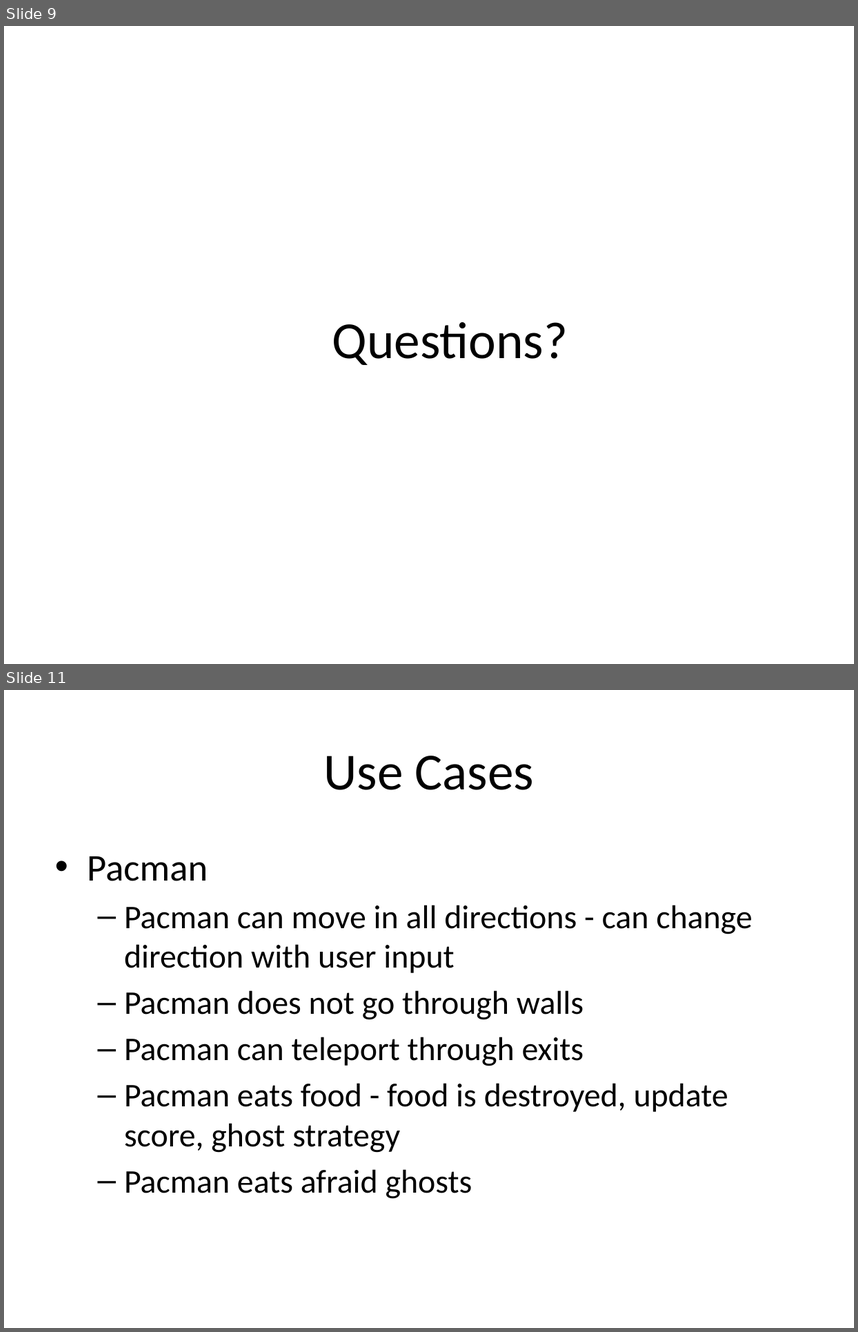
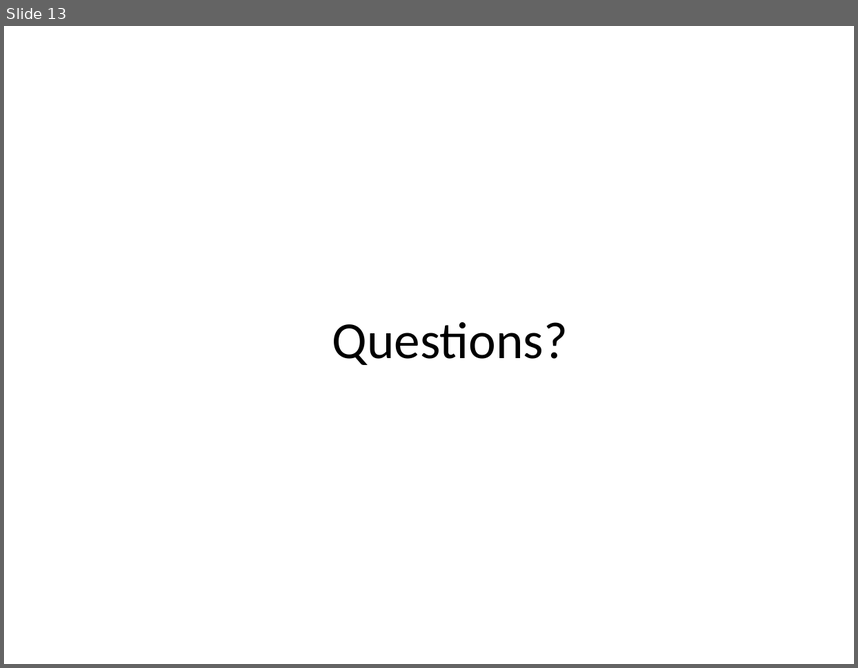
Before and after one commit to 11manu96/comp504-H7, a slide deck: src/main/resources/hw7_presentation.pptx. Shown one above the other, each under a label of ours: slides 9 and 11 before the commit, slide 13 after it; the slides between them are not shown. The pictures are 858x1332 and 858x668 pixels, drawn with LibreOffice and Linux fonts; fonts in the diff are those of the drawing. Boxes give left, top, right and bottom in pixels: in the first picture for what was removed or moved away, otherwise in the second. Text is boxed around its words. In the diff, an @@ line names an element or a change of style, - is before the commit and + after.

```diff
--- a/src/main/resources/hw7_presentation.pptx
+++ b/src/main/resources/hw7_presentation.pptx
@@ slide 11 removed at [4,690,854,1328], background #FFFFFF @@
@@ title removed at [323,756,534,790] @@
-Use Cases
@@ text removed at [87,856,752,1199] @@
-• Pacman
-  – Pacman can move in all directions - can change direction with user input
-  – Pacman does not go through walls
-  – Pacman can teleport through exits
-  – Pacman eats food - food is destroyed, update score, ghost strategy
-  – Pacman eats afraid ghosts
@@ what was slide 9 is now slide 13 @@
```
Also in this commit, not shown: 2 slides changed, 7 slides added, 8 other slides removed.
